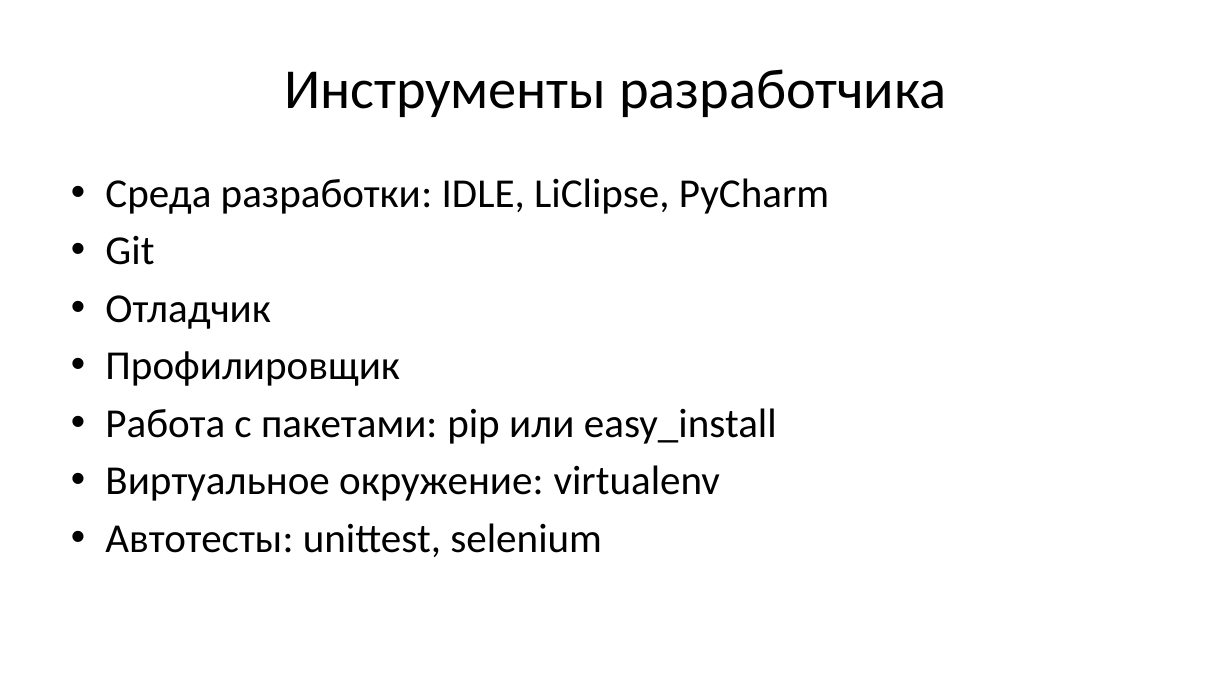
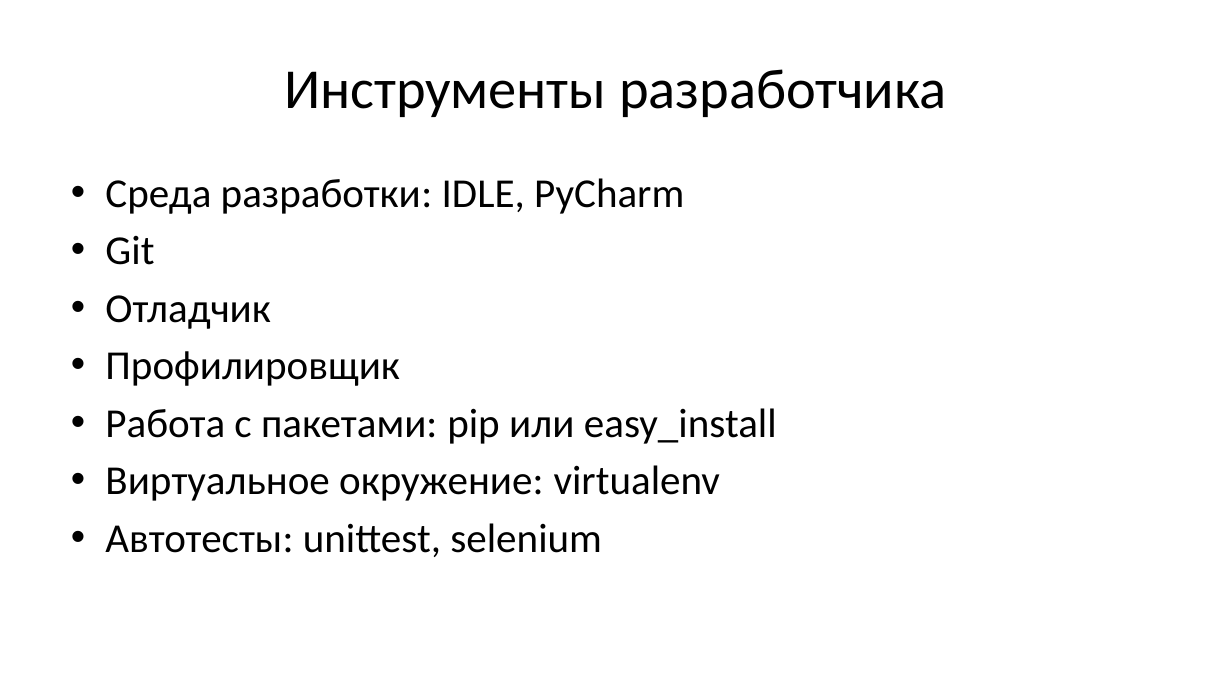
Before and after one commit to maxchv/LearnPython, a slide deck: slide 16 of webminar.pptx (slide 14 before the commit). Drawn at 1232x693 pixels with LibreOffice and Linux fonts; fonts in the diff are those of the drawing. Boxes give left, top, right and bottom in pixels: in the first picture for what was removed or moved away, otherwise in the second. Text is boxed around its words. In the diff, an @@ line names an element or a change of style, - is before the commit and + after.

```diff
--- a/webminar.pptx
+++ b/webminar.pptx
@@ text at (105,178,684,214): text changed @@
-• Среда разработки: IDLE, LiClipse, PyCharm
+• Среда разработки: IDLE, PyCharm
```
Also in this commit, not shown: 12 other slides changed, 3 slides added, 1 slide removed.
